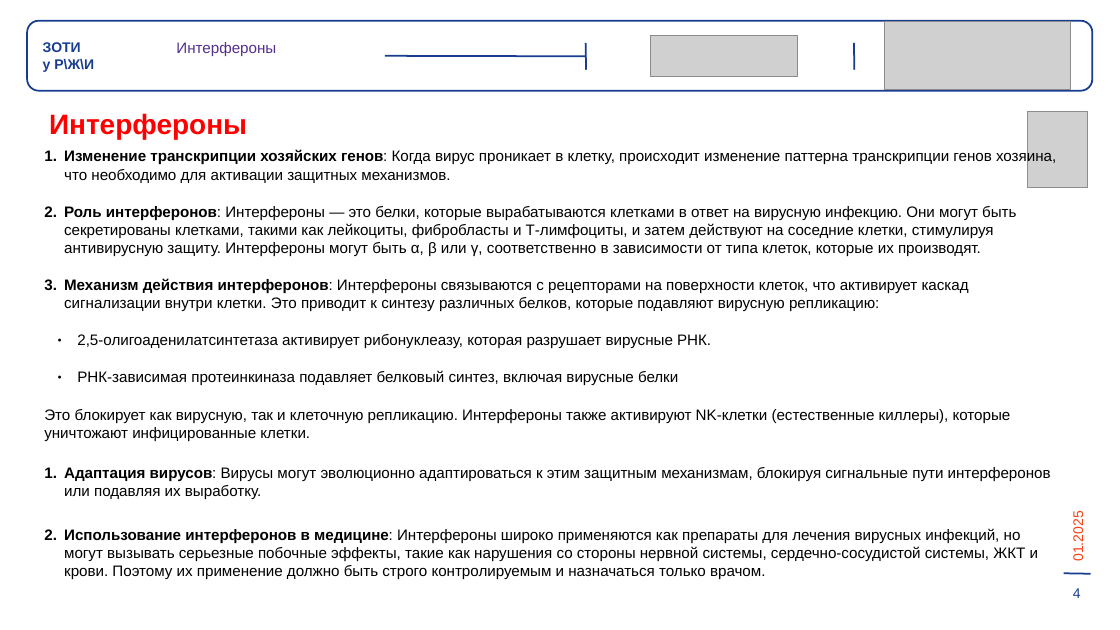
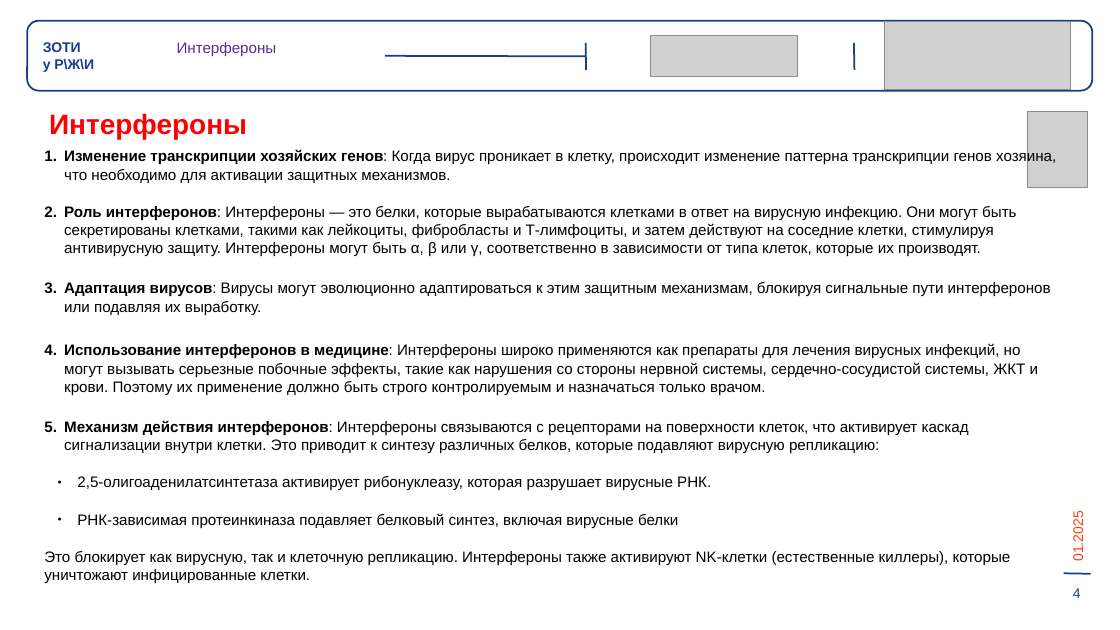
Before and after one commit to SaiTsuki/UNN, a slide deck: slide 7 of Вирусология/Естественная защита растений и животных.pptx. Drawn at 1120x630 pixels with LibreOffice and Linux fonts; fonts in the diff are those of the drawing; grey boxes stand for pictures. Boxes give left, top, right and bottom in pixels: in the first picture for what was removed or moved away, otherwise in the second. Text is boxed around its words. In the diff, an @@ line names an element or a change of style, - is before the commit and + after.

```diff
--- a/Вирусология/Естественная защита растений и животных.pptx
+++ b/Вирусология/Естественная защита растений и животных.pptx
@@ text at (64,282,1051,395): paragraphs added @@
+3. Адаптация вирусов: Вирусы могут эволюционно адаптироваться к этим защитным механизмам, блокируя сигнальные пути интерферонов или подавляя их выработку.
+4. Использование интерферонов в медицине: Интерфероны широко применяются как препараты для лечения вирусных инфекций, но могут вызывать серьезные побочные эффекты, такие как нарушения со стороны нервной системы, сердечно-сосудистой системы, ЖКТ и крови. Поэтому их применение должно быть строго контролируемым и назначаться только врачом.
@@ text at (77,476,711,528): indent changed @@
@@ text at (64,528,1038,579): paragraphs removed @@
-1. Адаптация вирусов: Вирусы могут эволюционно адаптироваться к этим защитным механизмам, блокируя сигнальные пути интерферонов или подавляя их выработку.
-2. Использование интерферонов в медицине: Интерфероны широко применяются как препараты для лечения вирусных инфекций, но могут вызывать серьезные побочные эффекты, такие как нарушения со стороны нервной системы, сердечно-сосудистой системы, ЖКТ и крови. Поэтому их применение должно быть строго контролируемым и назначаться только врачом.
```
Also in this commit, not shown: 2 other slides changed, 7 other files.
